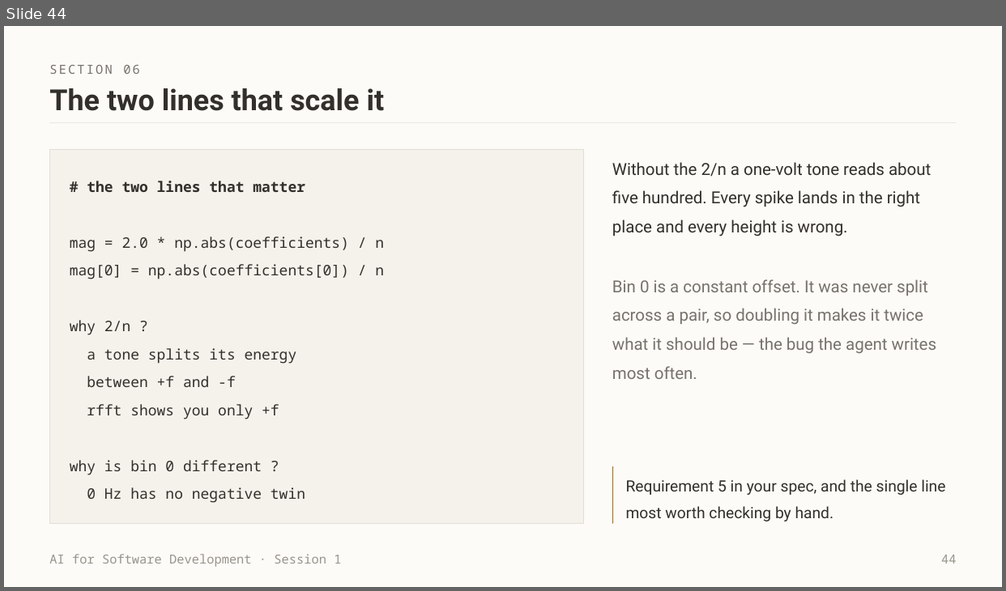
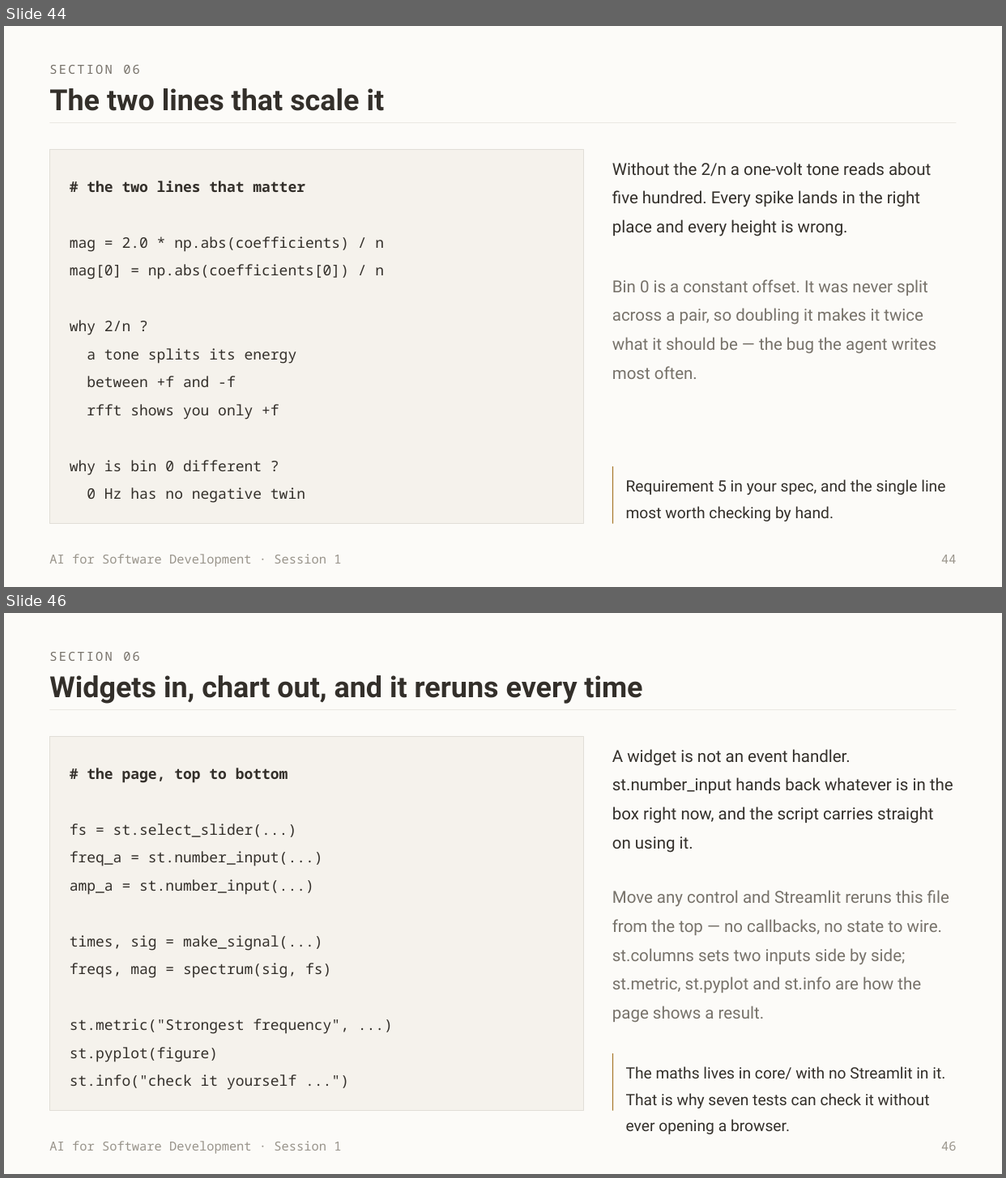
Before and after one commit to witchapong/ai-for-software-dev, a slide deck: slides/Session 1 - Meet Your Agent.pptx. Shown one above the other, each under a label of ours: slide 44 before the commit, slides 44 and 46 after it; the slides between them are not shown. The pictures are 1006x591 and 1006x1178 pixels, drawn with LibreOffice and Linux fonts; fonts in the diff are those of the drawing; background and template pictures are left out. Boxes give left, top, right and bottom in pixels: in the first picture for what was removed or moved away, otherwise in the second. Text is boxed around its words. In the diff, an @@ line names an element or a change of style, - is before the commit and + after.

```diff
--- a/slides/Session 1 - Meet Your Agent.pptx
+++ b/slides/Session 1 - Meet Your Agent.pptx
@@ slide 46 added at [4, 613, 1002, 1174], background #FCFBF8 @@
@@ text added at [49, 652, 140, 661], 12 pt, text #77726A @@
+SECTION 06
@@ text added at [49, 675, 642, 704], 28 pt, text #332F2A, bold @@
+Widgets in, chart out, and it reruns every time
@@ rectangle added at [49, 709, 957, 710], fill #E1DED7 @@
@@ rectangle added at [49, 736, 583, 1111], fill #F5F2EC, outline #E1DED7 0.5 pt @@
@@ text added at [612, 749, 953, 853], 16 pt, text #332F2A @@
+A widget is not an event handler. st.number_input hands back whatever is in the box right now, and the script carries straight on using it.
@@ text added at [70, 768, 349, 1090], 14 pt, text #332F2A @@
+# the page, top to bottom
+fs = st.select_slider(...)
+freq_a = st.number_input(...)
+amp_a = st.number_input(...)
+times, sig = make_signal(...)
+freqs, mag = spectrum(sig, fs)
+st.metric("Strongest frequency", ...)
+st.pyplot(figure)
+st.info("check it yourself ...")
@@ text added at [612, 890, 949, 1022], 16 pt, text #77726A @@
+Move any control and Streamlit reruns this file from the top — no callbacks, no state to wire. st.columns sets two inputs side by side; st.metric, st.pyplot and st.info are how the page shows a result.
@@ rectangle added at [612, 1054, 613, 1111], fill #A87A2E @@
@@ text added at [626, 1067, 945, 1135], 15 pt, text #332F2A @@
+The maths lives in core/ with no Streamlit in it. That is why seven tests can check it without ever opening a browser.
@@ text added at [49, 1141, 341, 1154], 12 pt, text #99948B @@
+AI for Software Development · Session 1
@@ text added at [941, 1142, 956, 1151], 12 pt, text #99948B @@
+46
```
Also in this commit, not shown: 6 slides changed, 1 other slide added, 1 other file.
